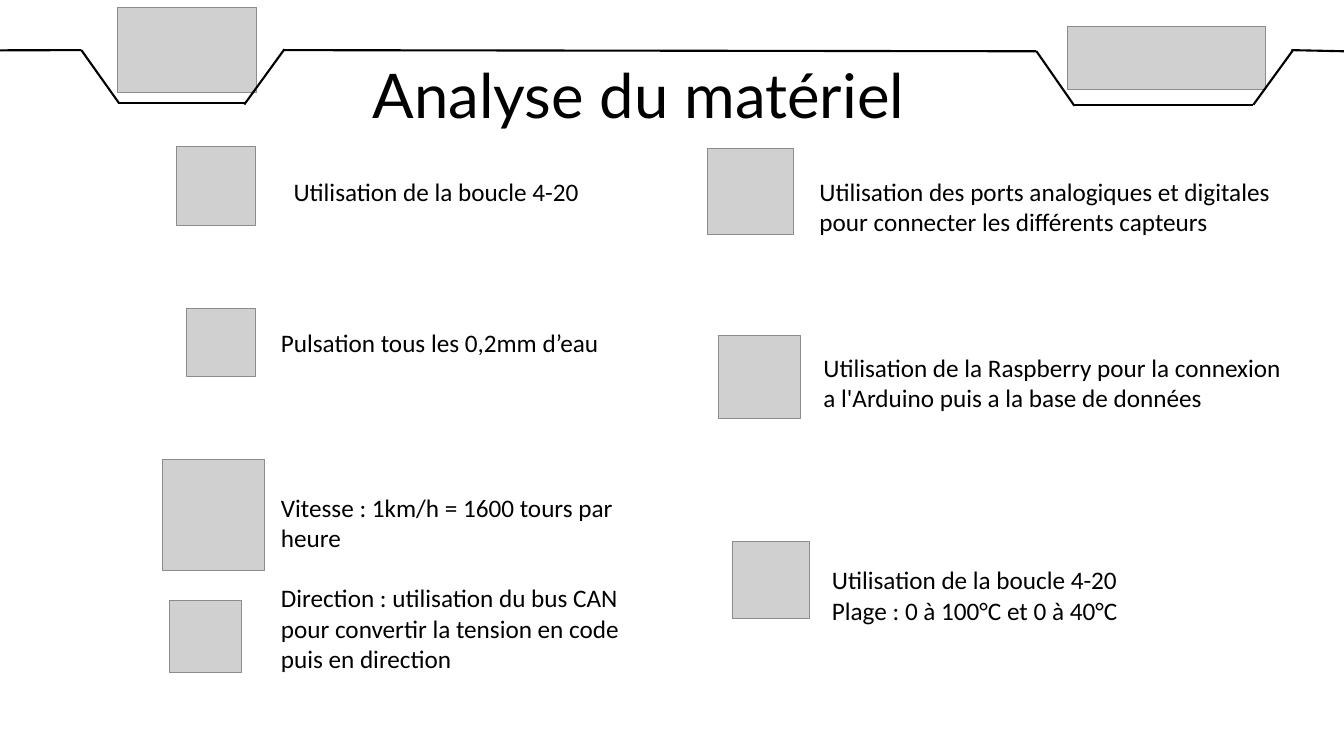
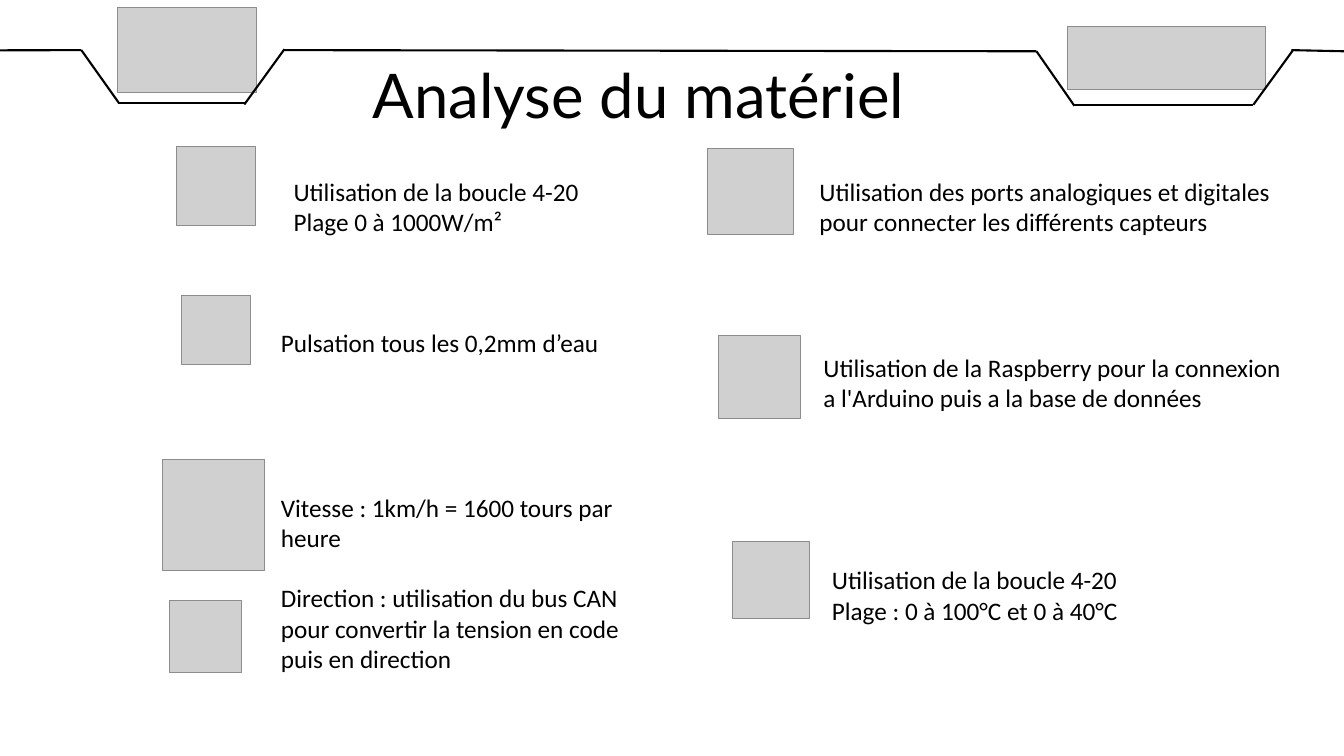
Before and after one commit to DylanChe/SupervisionSerre, a slide deck: slide 8 of oral_projet/revue_2/diaporama_revue_2_steven.pptx. Drawn at 1344x756 pixels with LibreOffice and Linux fonts; fonts in the diff are those of the drawing; grey boxes stand for pictures. Boxes give left, top, right and bottom in pixels: in the first picture for what was removed or moved away, otherwise in the second. Text is boxed around its words. In the diff, an @@ line names an element or a change of style, - is before the commit and + after.

```diff
--- a/oral_projet/revue_2/diaporama_revue_2_steven.pptx
+++ b/oral_projet/revue_2/diaporama_revue_2_steven.pptx
@@ text at (294,211,502,236): paragraph added @@
+Plage 0 à 1000W/m²
@@ picture: place and size @@
-picture at (187,309,255,377)
+picture at (181,295,250,364)
```
Also in this commit, not shown: 1 other file.
